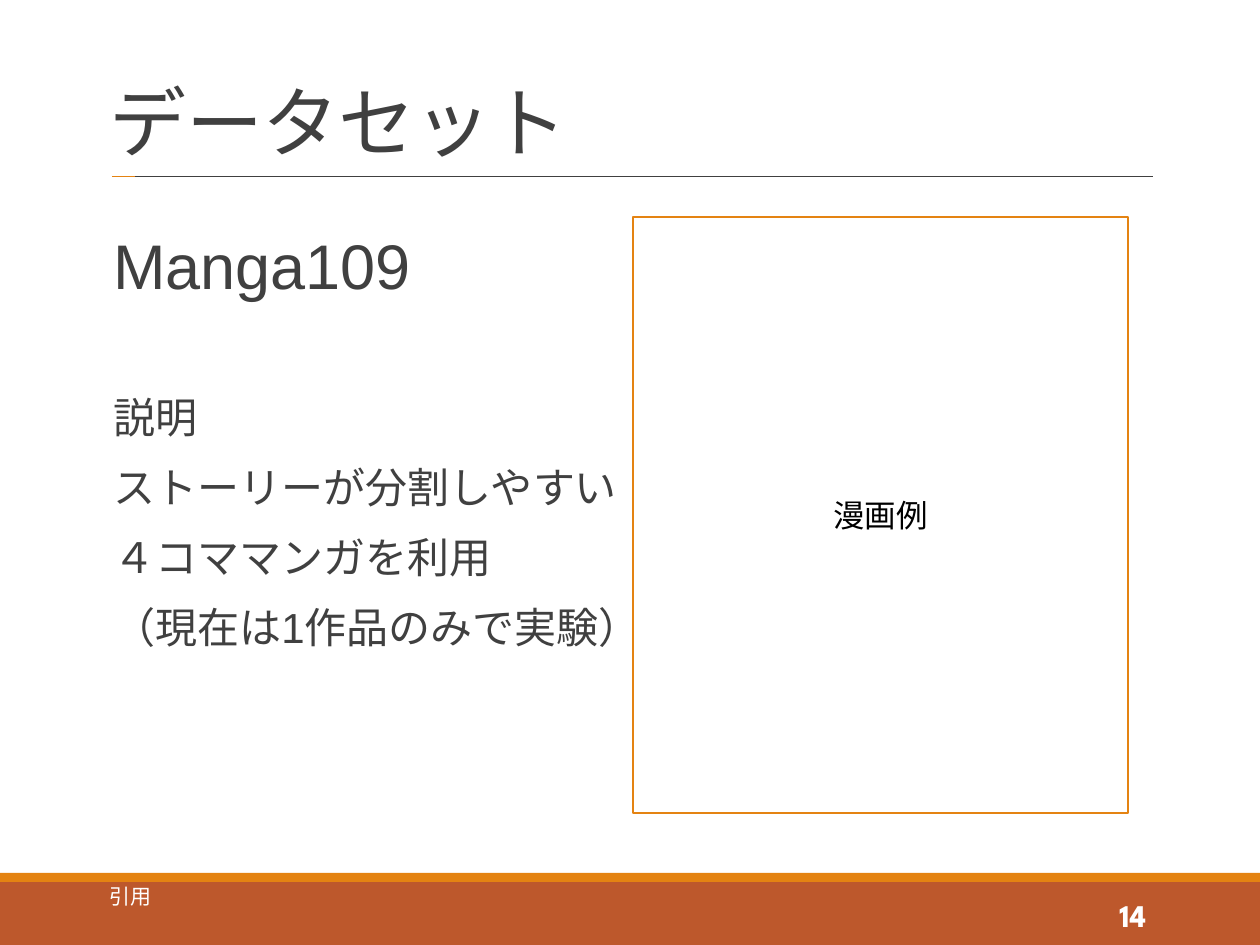
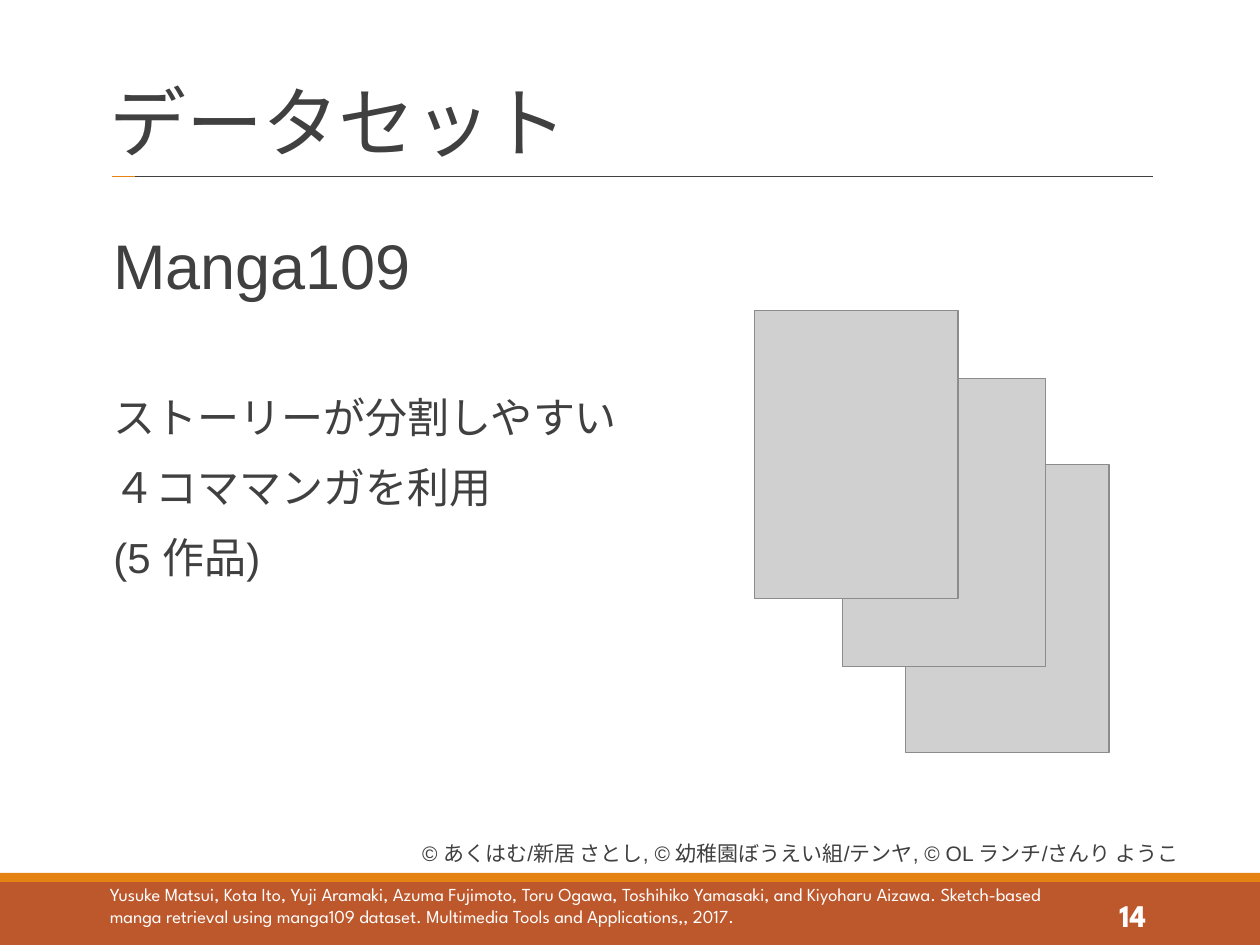
Before and after one commit to tatsuya-sugiyama/WeeklyReport, a slide deck: slide 14 of report/2021_t_1st/2021_1st_sugiyama.pptx. Drawn at 1260x945 pixels with LibreOffice and Linux fonts; fonts in the diff are those of the drawing; grey boxes stand for pictures. Boxes give left, top, right and bottom in pixels: in the first picture for what was removed or moved away, otherwise in the second. Text is boxed around its words. In the diff, an @@ line names an element or a change of style, - is before the commit and + after.

```diff
--- a/report/2021_t_1st/2021_1st_sugiyama.pptx
+++ b/report/2021_t_1st/2021_1st_sugiyama.pptx
@@ rectangle removed at <box>633,217,1128,813</box> @@
-漫画例
@@ picture added at <box>755,311,958,600</box> @@
@@ picture added at <box>842,379,1045,668</box> @@
@@ text at <box>113,398,197,437</box>: paragraph removed @@
-説明
@@ picture added at <box>906,465,1109,753</box> @@
@@ text at <box>113,538,260,582</box>: text changed @@
-（現在は1作品のみで実験）
+(5 作品)
@@ text added at <box>443,843,1178,864</box>, 12 pt, text #404040 @@
+© あくはむ/新居 さとし, © 幼稚園ぼうえい組/テンヤ, © OL ランチ/さんり ようこ
@@ text at <box>110,888,1041,927</box>: text changed; size 12 to 10.5 pt @@
-引用
+Yusuke Matsui, Kota Ito, Yuji Aramaki, Azuma Fujimoto, Toru Ogawa, Toshihiko Yamasaki, and Kiyoharu Aizawa. Sketch-based manga retrieval using manga109 dataset. Multimedia Tools and Applications,, 2017.
```
Also in this commit, not shown: 18 other slides changed, 5 slides added, 1 slide removed, 2 other files.
